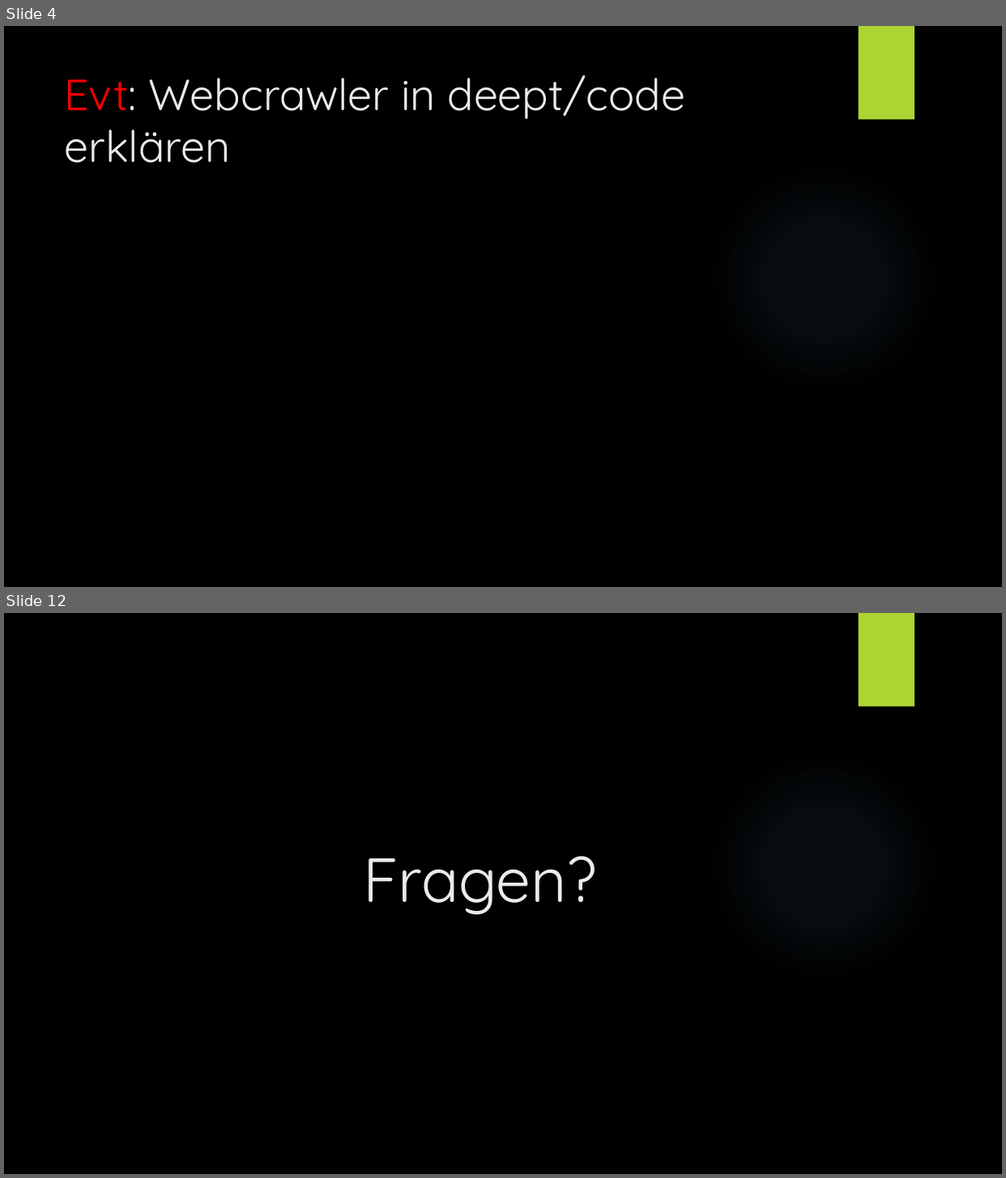
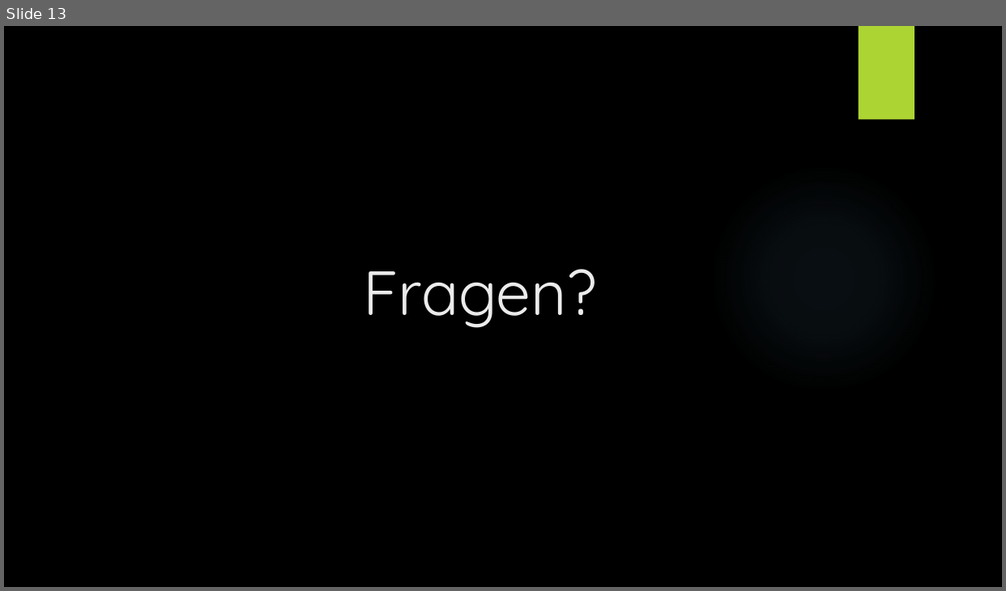
Before and after one commit to Tiim/Unibas-HS19-Internet-and-Secutity-project-webcrawler, a slide deck: Präsentation/Web Crawling.pptx. Shown one above the other, each under a label of ours: slides 4 and 12 before the commit, slide 13 after it; the slides between them are not shown. The pictures are 1006x1178 and 1006x591 pixels, drawn with LibreOffice and Linux fonts; fonts in the diff are those of the drawing; background and template pictures are left out. Boxes give left, top, right and bottom in pixels: in the first picture for what was removed or moved away, otherwise in the second. Text is boxed around its words. In the diff, an @@ line names an element or a change of style, - is before the commit and + after.

```diff
--- a/Präsentation/Web Crawling.pptx
+++ b/Präsentation/Web Crawling.pptx
@@ slide 4 removed at (x1=4, y1=26, x2=1002, y2=587), background picture (left out); not listed: 2 template elements that a slide beside it also shows @@
@@ title removed at (x1=65, y1=75, x2=685, y2=163) @@
-Evt: Webcrawler in deept/code erklären
@@ what was slide 12 is now slide 13 @@
```
Also in this commit, not shown: 5 slides changed, 7 slides added, 5 other slides removed, 3 other files.
